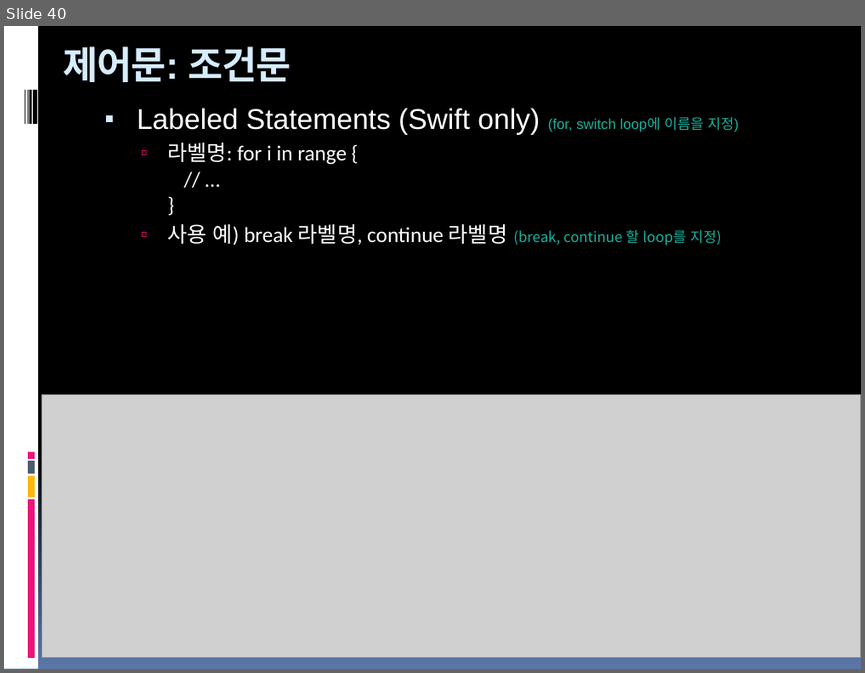
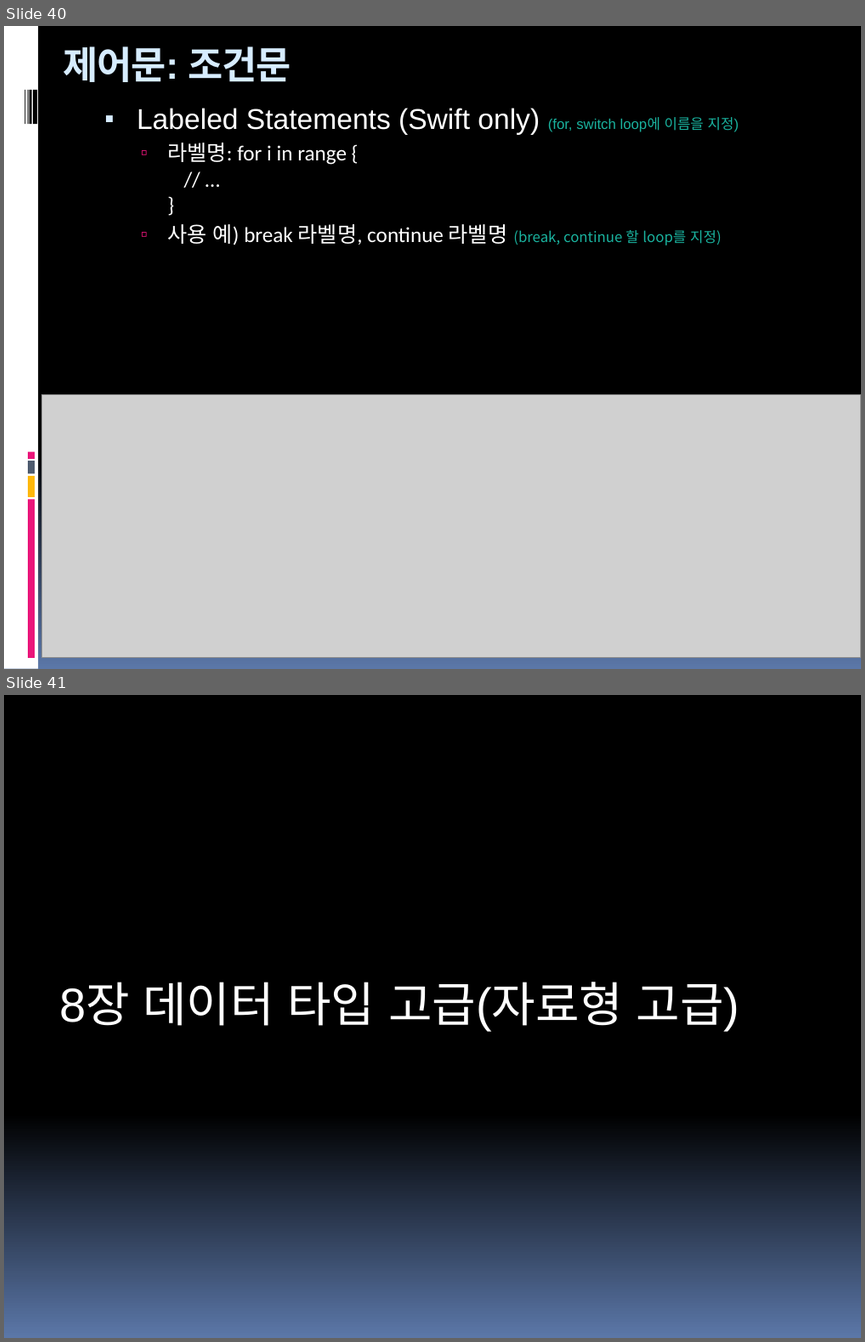
Before and after one commit to hounga13/helloSwift, a slide deck: Swift세미나자료.pptx. Shown one above the other, each under a label of ours: slide 40 before the commit, slides 40 and 41 after it. The pictures are 865x673 and 865x1342 pixels, drawn with LibreOffice and Linux fonts; fonts in the diff are those of the drawing; grey boxes stand for pictures. Boxes give left, top, right and bottom in pixels: in the first picture for what was removed or moved away, otherwise in the second. Text is boxed around its words. In the diff, an @@ line names an element or a change of style, - is before the commit and + after.

Commit message:
7장데이터형고급

```diff
--- a/Swift세미나자료.pptx
+++ b/Swift세미나자료.pptx
@@ slide 41 added at (4,695,861,1338), background gradient #000000 to #5B77A8 @@
@@ text added at (59,981,740,1032), 40 pt, text #FFFFFF @@
+8장 데이터 타입 고급(자료형 고급)
```
Also in this commit, not shown: 4 other slides added.
